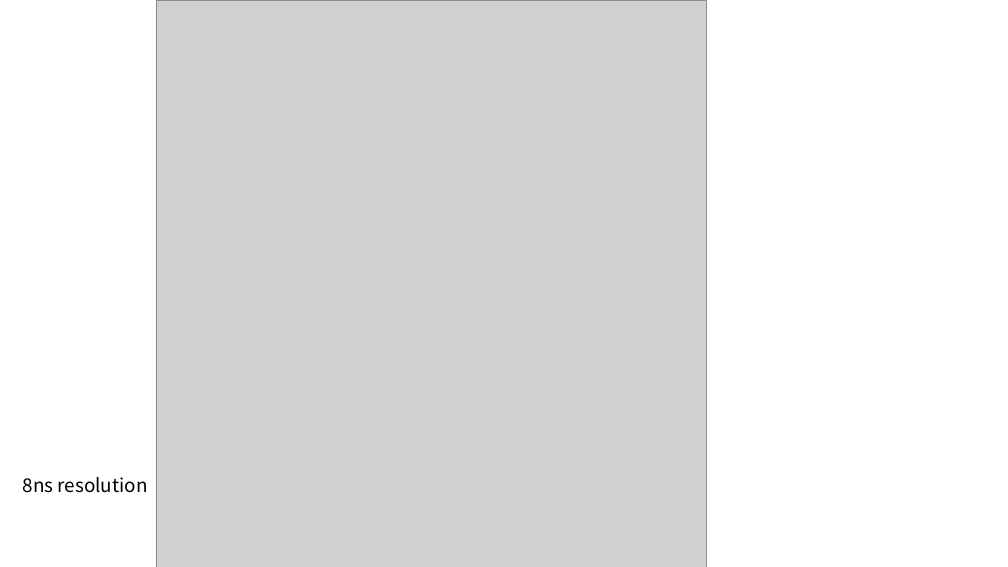
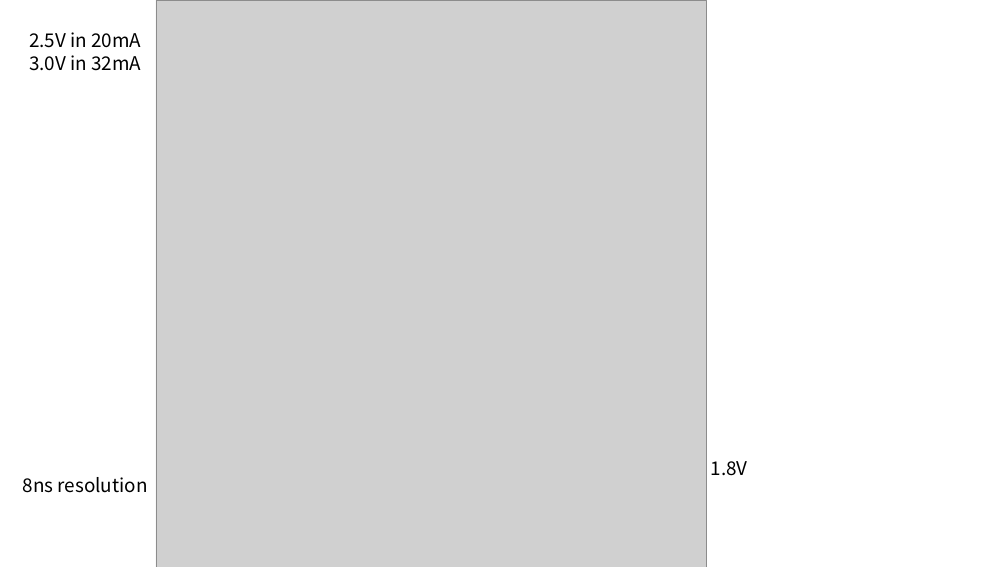
Before and after one commit to snu-quiqcl/RFSoC_FrontEnd, a slide deck: slide 11 of Documents/PPT/RFSoC RF FrontEnd_v1_00.pptx (slide 6 before the commit). Drawn at 1008x567 pixels with LibreOffice and Linux fonts; fonts in the diff are those of the drawing; grey boxes stand for pictures. Boxes give left, top, right and bottom in pixels: in the first picture for what was removed or moved away, otherwise in the second. Text is boxed around its words. In the diff, an @@ line names an element or a change of style, - is before the commit and + after.

```diff
--- a/Documents/PPT/RFSoC RF FrontEnd_v1_00.pptx
+++ b/Documents/PPT/RFSoC RF FrontEnd_v1_00.pptx
@@ text added at (x1=29, y1=32, x2=141, y2=71), 18 pt, text #000000 @@
+2.5V in 20mA
+3.0V in 32mA
@@ text added at (x1=711, y1=461, x2=748, y2=476), 18 pt, text #000000 @@
+1.8V
```
Also in this commit, not shown: 2 other slides changed, 8 slides added, 45 other files.
